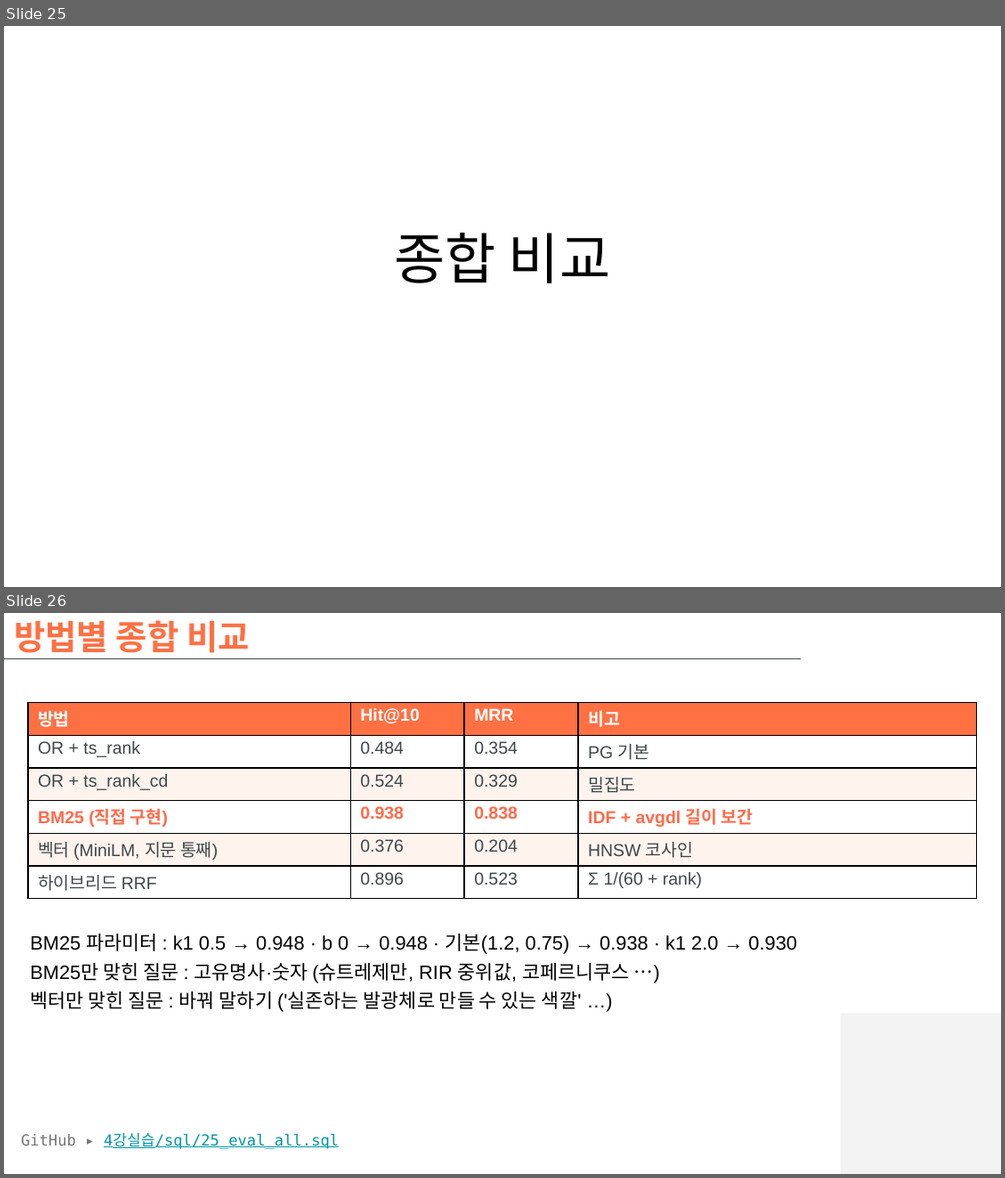
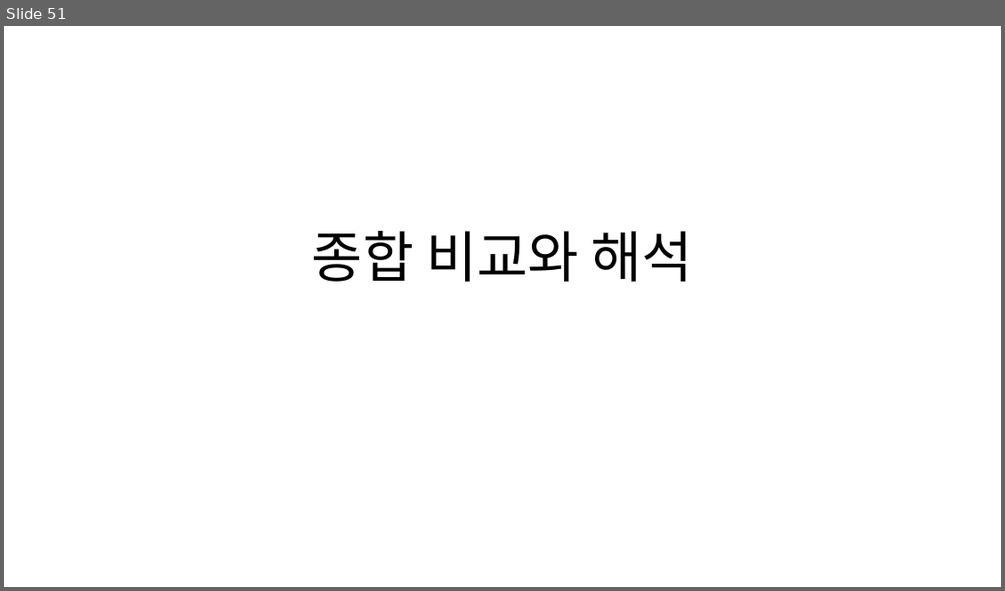
Before and after one commit to hikaMaeng/-ai-, a slide deck: 4강실습/slides/4강실습_벡터디비.pptx. Shown one above the other, each under a label of ours: slides 25 and 26 before the commit, slide 51 after it. The pictures are 1005x1178 and 1005x591 pixels, drawn with LibreOffice and Linux fonts; fonts in the diff are those of the drawing; background and template pictures are left out. Boxes give left, top, right and bottom in pixels: in the first picture for what was removed or moved away, otherwise in the second. Text is boxed around its words. In the diff, an @@ line names an element or a change of style, - is before the commit and + after.

```diff
--- a/4강실습/slides/4강실습_벡터디비.pptx
+++ b/4강실습/slides/4강실습_벡터디비.pptx
@@ slide 26 removed at (x1=4, y1=613, x2=1001, y2=1174), background #FFFFFF @@
@@ title removed at (x1=14, y1=620, x2=250, y2=659) @@
-방법별 종합 비교
@@ line removed from (4, 659) to (801, 659) @@
@@ table removed at (x1=28, y1=703, x2=976, y2=899), 6 rows, 4 columns @@
-방법 | Hit@10 | MRR | 비고
-OR + ts_rank | 0.484 | 0.354 | PG 기본
-OR + ts_rank_cd | 0.524 | 0.329 | 밀집도
-BM25 (직접 구현) | 0.938 | 0.838 | IDF + avgdl 길이 보간
-벡터 (MiniLM, 지문 통째) | 0.376 | 0.204 | HNSW 코사인
-하이브리드 RRF | 0.896 | 0.523 | Σ 1/(60 + rank)
@@ text removed at (x1=30, y1=933, x2=797, y2=1012) @@
-BM25 파라미터 : k1 0.5 → 0.948 · b 0 → 0.948 · 기본(1.2, 0.75) → 0.938 · k1 2.0 → 0.930
-BM25만 맞힌 질문 : 고유명사·숫자 (슈트레제만, RIR 중위값, 코페르니쿠스 …)
-벡터만 맞힌 질문 : 바꿔 말하기 ('실존하는 발광체로 만들 수 있는 색깔' …)
@@ rectangle removed at (x1=841, y1=1013, x2=1001, y2=1173) @@
@@ text removed at (x1=21, y1=1133, x2=339, y2=1149) @@
-GitHub ▸ 4강실습/sql/25_eval_all.sql
@@ what was slide 25 is now slide 51 @@
@@ slide 51 changed as well @@
@@ text at (x1=312, y1=231, x2=693, y2=281): text changed @@
-종합 비교
+종합 비교와 해석
```
Also in this commit, not shown: 13 other slides changed, 42 slides added, 12 other slides removed, 1 other file.
